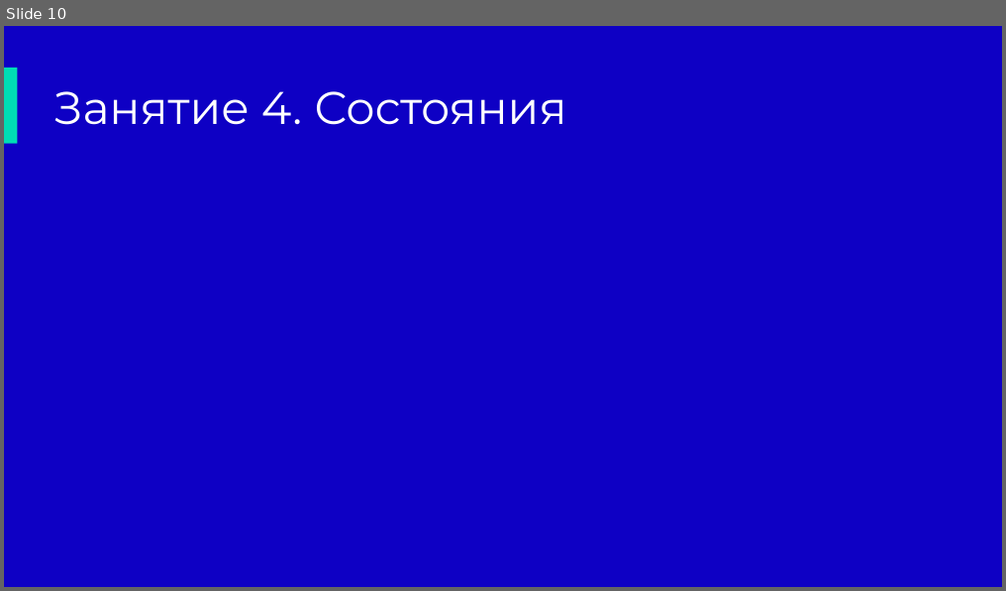
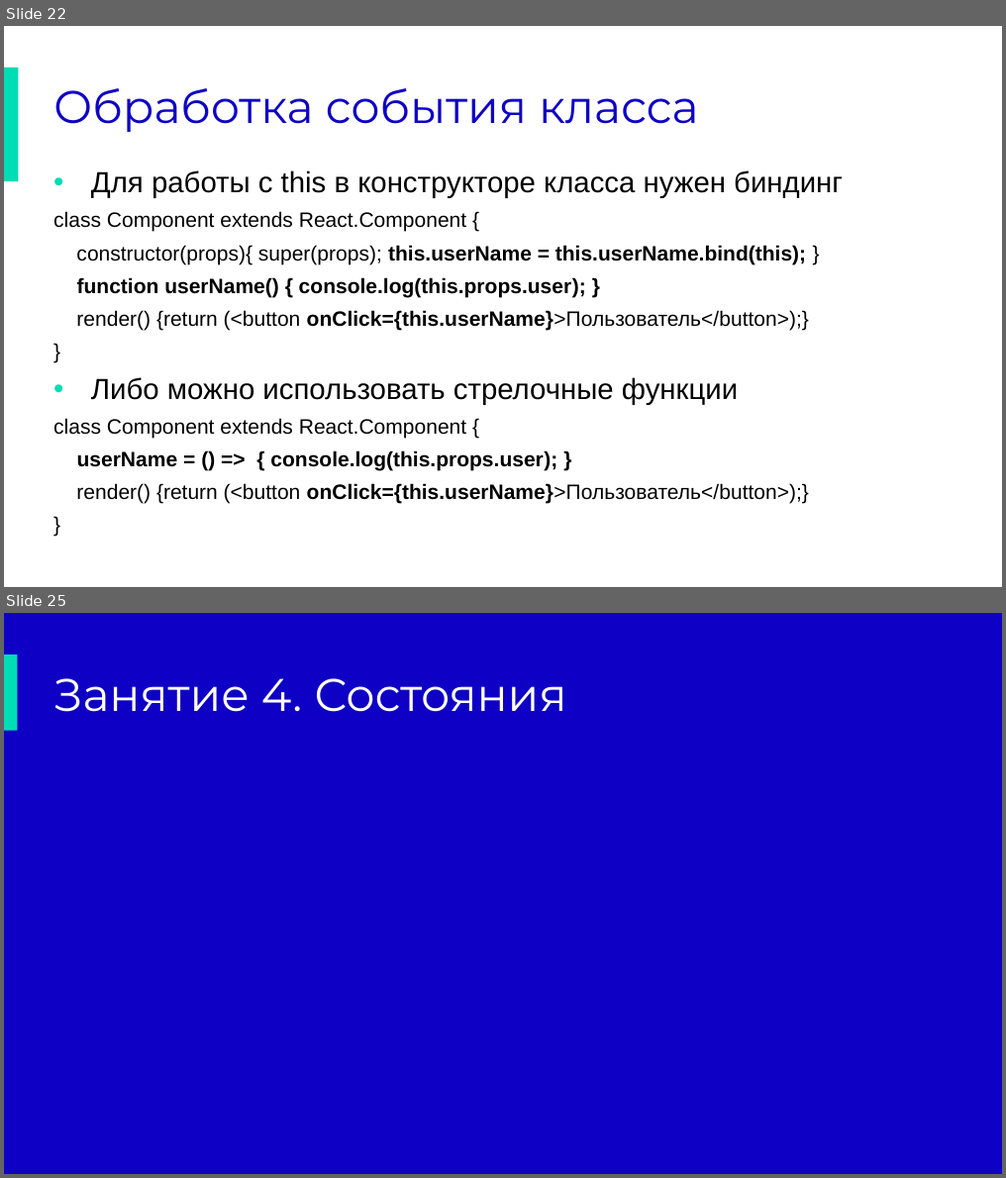
Before and after one commit to lavsexpert/synergy-react, a slide deck: React.pptx. Shown one above the other, each under a label of ours: slide 10 before the commit, slides 22 and 25 after it; the slides between them are not shown. The pictures are 1006x591 and 1006x1178 pixels, drawn with LibreOffice and Linux fonts; fonts in the diff are those of the drawing; background and template pictures are left out. Boxes give left, top, right and bottom in pixels: in the first picture for what was removed or moved away, otherwise in the second. Text is boxed around its words. In the diff, an @@ line names an element or a change of style, - is before the commit and + after.

```diff
--- a/React.pptx
+++ b/React.pptx
@@ slide 22 added at (4, 26, 1002, 587), background #FFFFFF; not listed: 1 template element that a slide beside it also shows @@
@@ rectangle added at (4, 68, 18, 181), fill #00DDB5 @@
@@ title added at (54, 88, 699, 132), 44 pt, text #0E00C4 @@
+Обработка события класса
@@ text added at (54, 171, 843, 504), 20 pt, text #000000 @@
+• Для работы с this в конструкторе класса нужен биндинг
+class Component extends React.Component {
+constructor(props){ super(props); this.userName = this.userName.bind(this); }
+function userName() { console.log(this.props.user); }
+render() {return (<button onClick={this.userName}>Пользователь</button>);}
+}
+• Либо можно использовать стрелочные функции
+class Component extends React.Component {
+userName = () => { console.log(this.props.user); }
+render() {return (<button onClick={this.userName}>Пользователь</button>);}
+}
@@ rectangle added at (18, 497, 128, 575), fill #FFFFFF, outline #FFFFFF 1 pt @@
@@ what was slide 10 is now slide 25 @@
```
Also in this commit, not shown: 6 slides changed, 16 other slides added, 2 slides removed, 1 other file.
